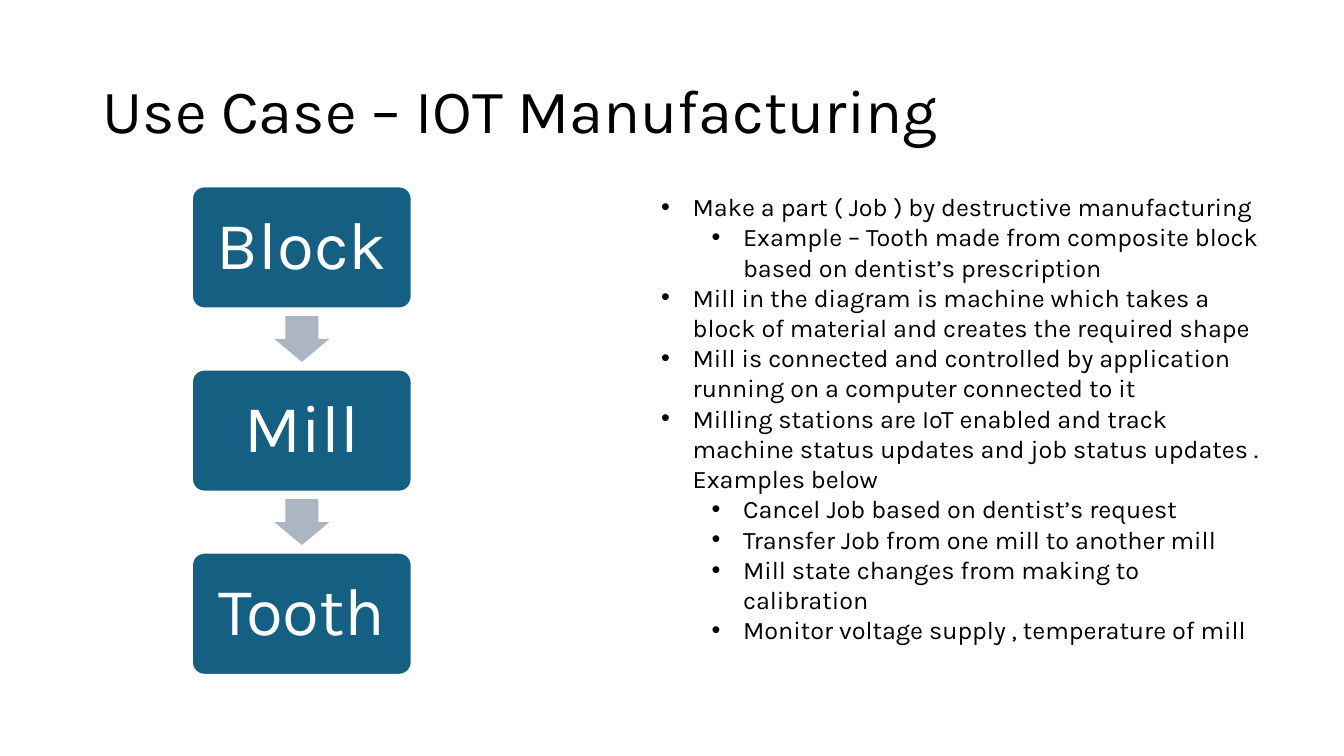
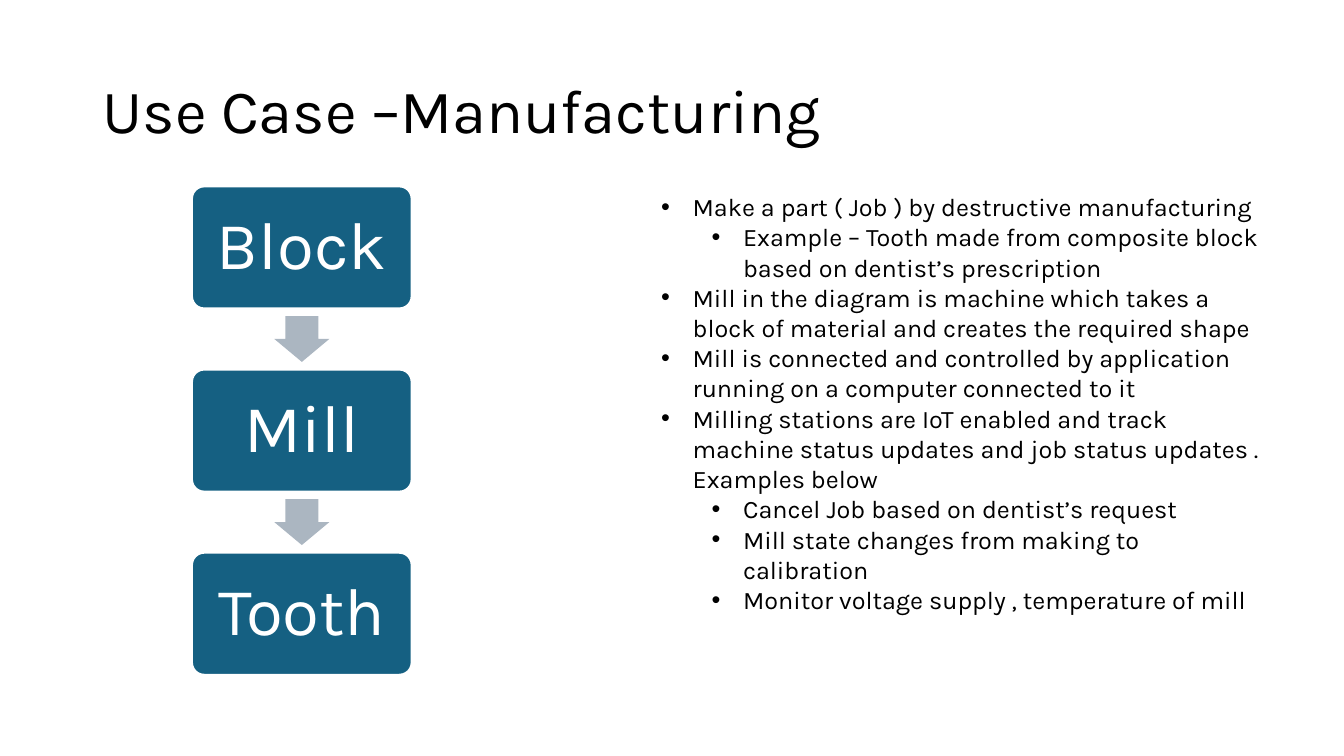
Before and after one commit to pankajkhara/advansys, a slide deck: slide 2 of docs/Assignment.pptx. Drawn at 1344x756 pixels with LibreOffice and Linux fonts; fonts in the diff are those of the drawing. Boxes give left, top, right and bottom in pixels: in the first picture for what was removed or moved away, otherwise in the second. Text is boxed around its words. In the diff, an @@ line names an element or a change of style, - is before the commit and + after.

```diff
--- a/docs/Assignment.pptx
+++ b/docs/Assignment.pptx
@@ title at (x1=102, y1=90, x2=820, y2=148): text changed @@
-Use Case – IOT Manufacturing
+Use Case –Manufacturing
@@ text at (x1=743, y1=531, x2=1216, y2=550): paragraph removed @@
-  • Transfer Job from one mill to another mill
```
Also in this commit, not shown: 3 other slides changed, 1 slide added.
